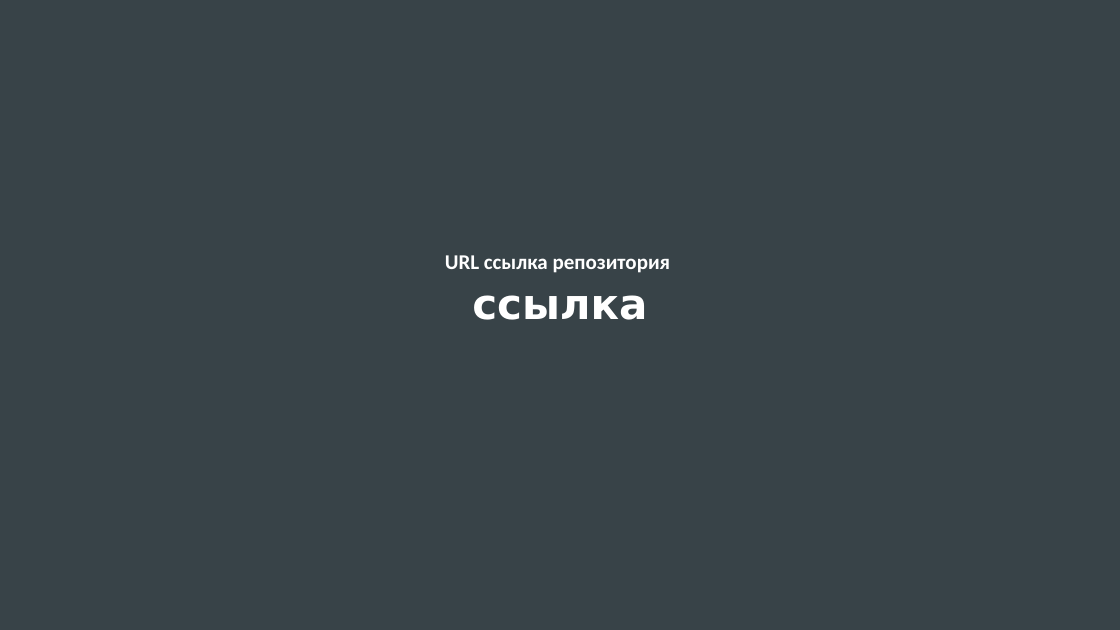
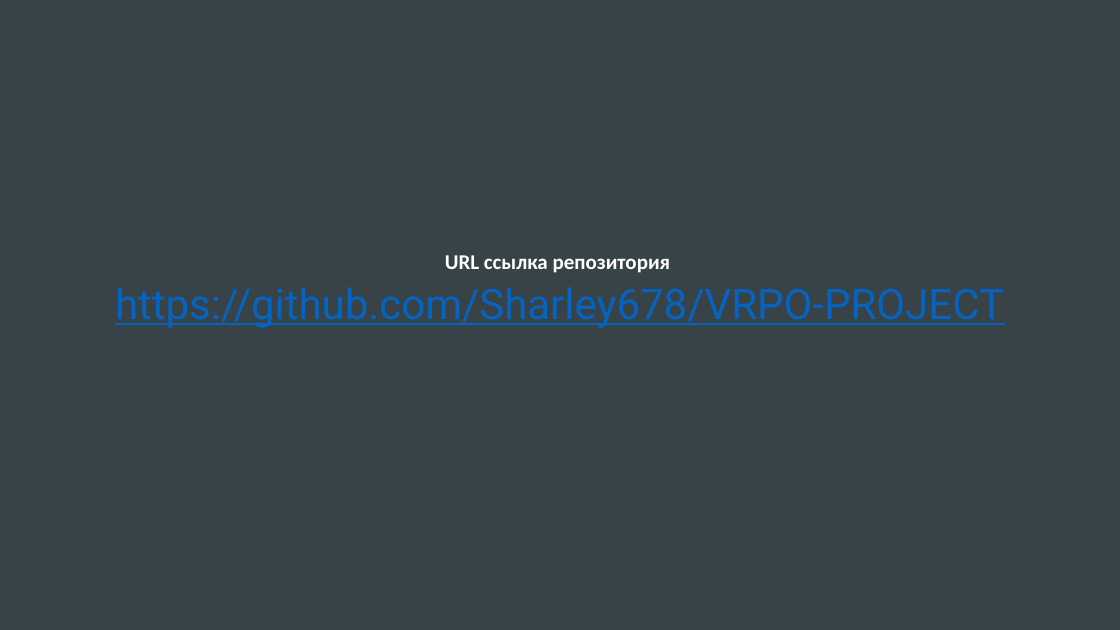
Before and after one commit to Sharley678/VRPO-PROJECT, a slide deck: slide 8 of Презентация Блэкджек.pptx. Drawn at 1120x630 pixels with LibreOffice and Linux fonts; fonts in the diff are those of the drawing. Boxes give left, top, right and bottom in pixels: in the first picture for what was removed or moved away, otherwise in the second. Text is boxed around its words. In the diff, an @@ line names an element or a change of style, - is before the commit and + after.

```diff
--- a/Презентация Блэкджек.pptx
+++ b/Презентация Блэкджек.pptx
@@ title at box(115, 287, 1004, 328): text changed; font DejaVu Sans to Roboto; text colour #FFFFFF to #0563C1; bold off @@
-ссылка
+https://github.com/Sharley678/VRPO-PROJECT
```
Also in this commit, not shown: 1 other file.
